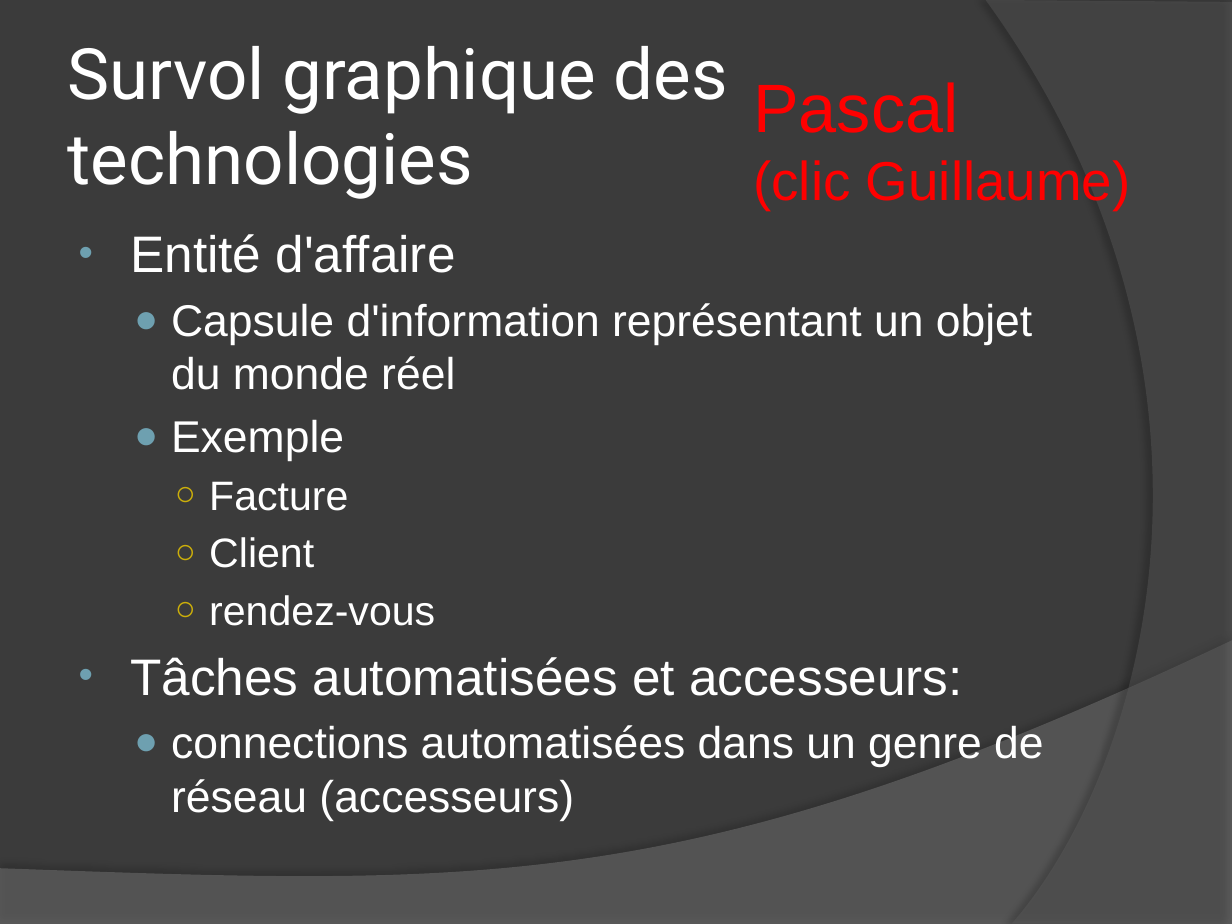
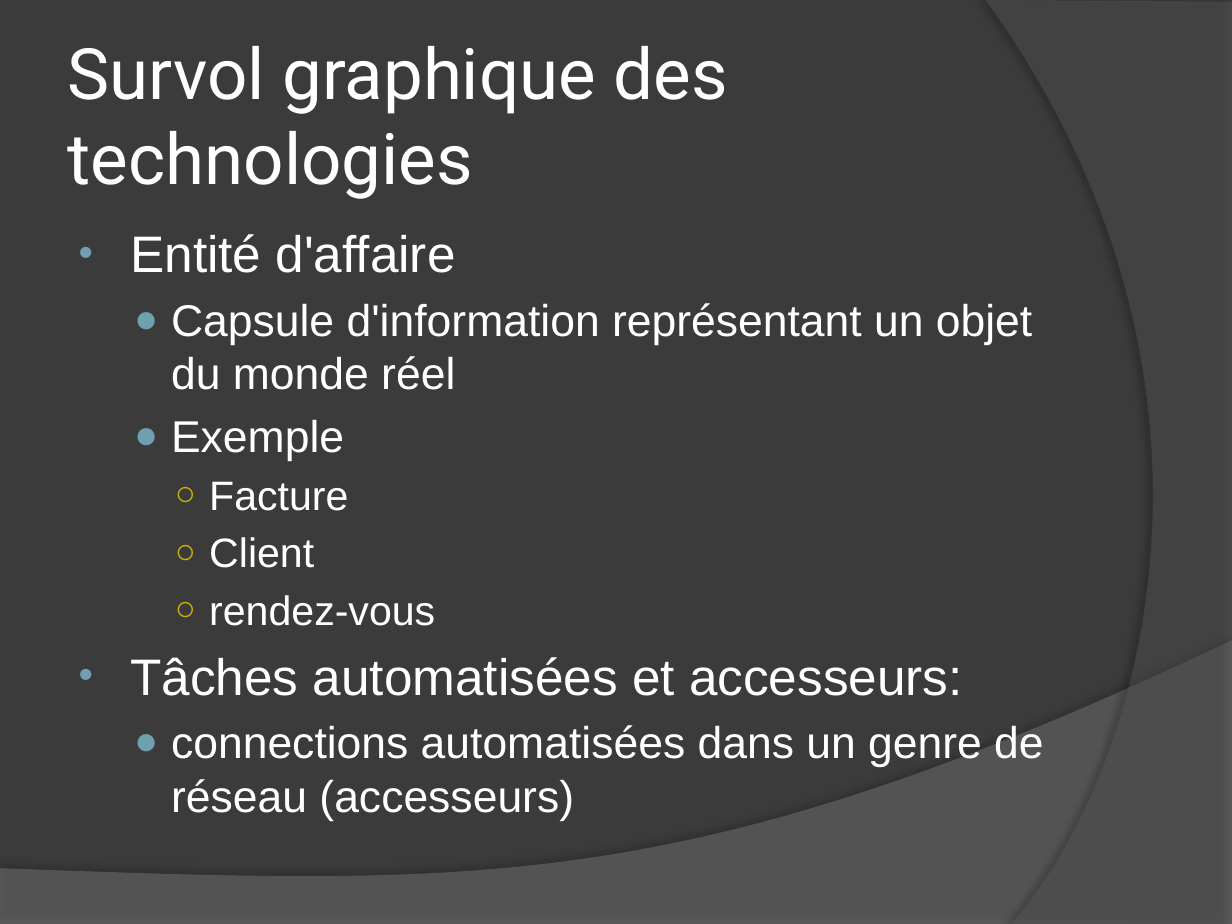
Before and after one commit to udovisdevoh/newtonerp, a slide deck: slide 11 of NewtonERP/Documentation/BeeERP_presentation.pptx. Drawn at 1232x924 pixels with LibreOffice and Linux fonts; fonts in the diff are those of the drawing. Boxes give left, top, right and bottom in pixels: in the first picture for what was removed or moved away, otherwise in the second. Text is boxed around its words. In the diff, an @@ line names an element or a change of style, - is before the commit and + after.

Commit message:
powerpoint

```diff
--- a/NewtonERP/Documentation/BeeERP_presentation.pptx
+++ b/NewtonERP/Documentation/BeeERP_presentation.pptx
@@ text removed at [753, 82, 1131, 210] @@
-Pascal
-(clic Guillaume)
```
Also in this commit, not shown: 9 other slides changed.
